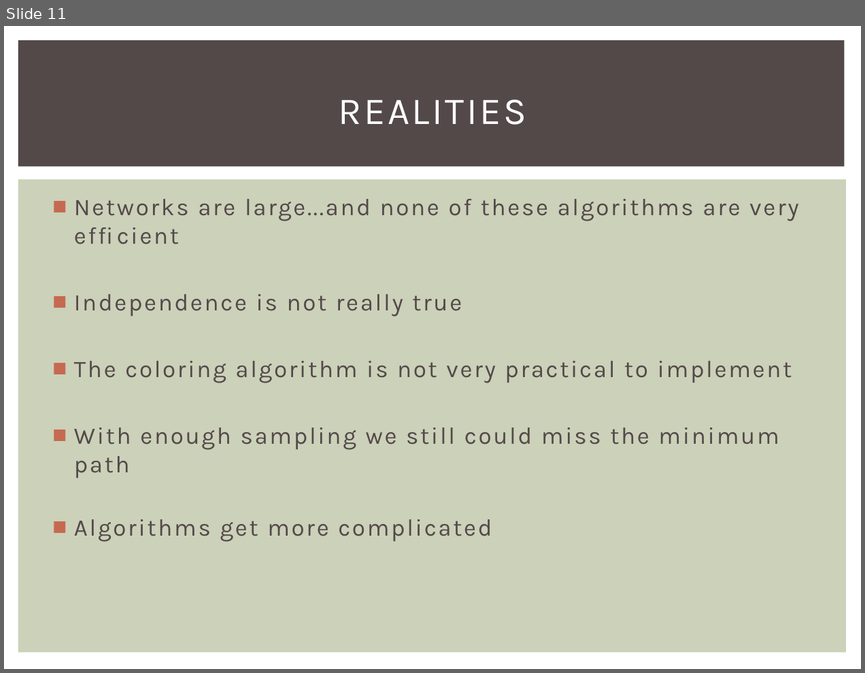
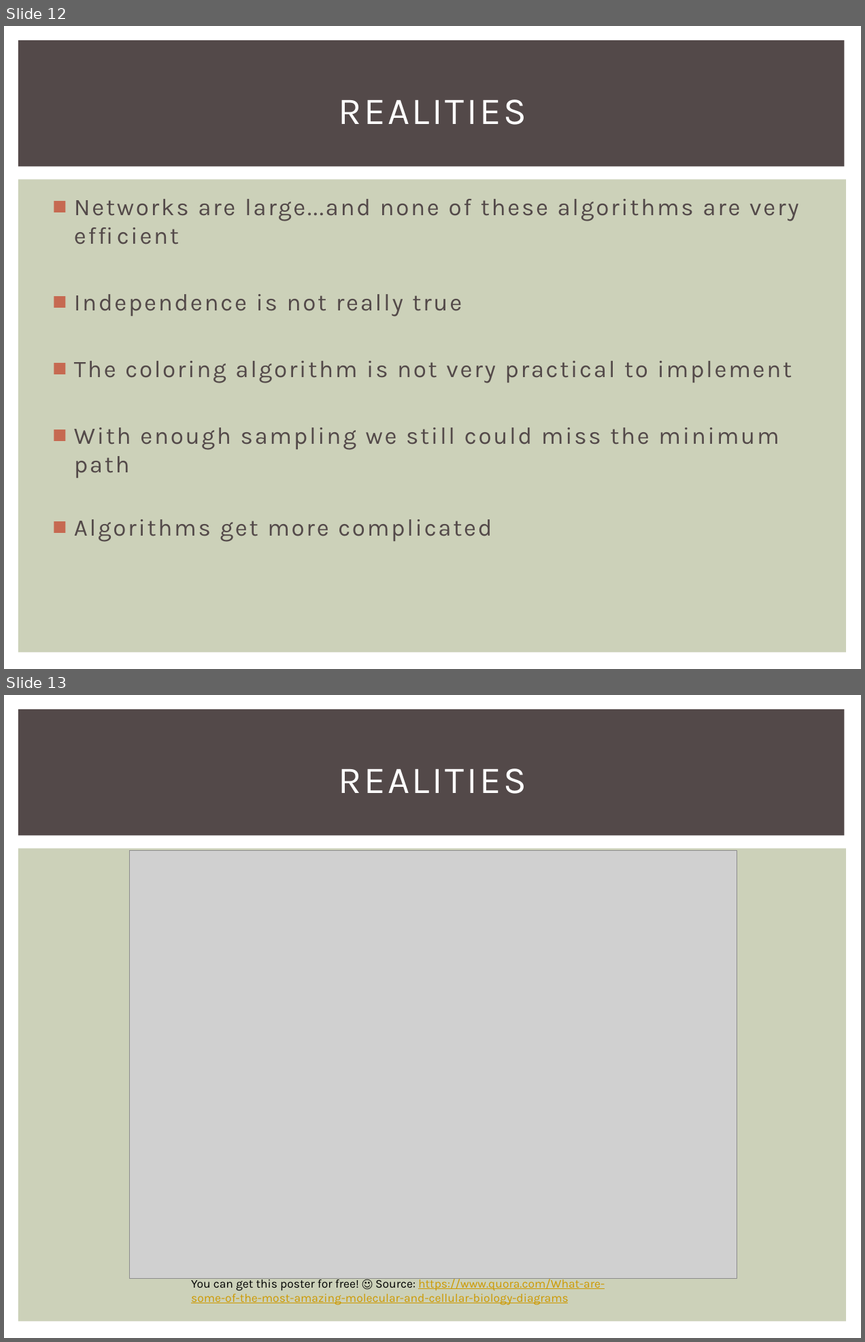
Before and after one commit to dadler6/Networks_Final, a slide deck: PPI_Networks_Presentation.pptx. Shown one above the other, each under a label of ours: slide 11 before the commit, slides 12 and 13 after it. The pictures are 865x673 and 865x1342 pixels, drawn with LibreOffice and Linux fonts; fonts in the diff are those of the drawing; grey boxes stand for pictures. Boxes give left, top, right and bottom in pixels: in the first picture for what was removed or moved away, otherwise in the second. Text is boxed around its words. In the diff, an @@ line names an element or a change of style, - is before the commit and + after.

Commit message:
Refined presentation and photos

```diff
--- a/PPI_Networks_Presentation.pptx
+++ b/PPI_Networks_Presentation.pptx
@@ slide 13 added at (x1=4, y1=695, x2=861, y2=1338), background #FFFFFF; not listed: 2 template elements that a slide beside it also shows @@
@@ title added at (x1=338, y1=768, x2=526, y2=794), 32 pt, text #FFFFFF @@
+REALITIES
@@ picture added at (x1=130, y1=850, x2=736, y2=1278) @@
@@ text added at (x1=191, y1=1278, x2=604, y2=1305), 10 pt, text #CC9900, underline @@
+You can get this poster for free! ☺ Source: https://www.quora.com/What-are-some-of-the-most-amazing-molecular-and-cellular-biology-diagrams
@@ what was slide 11 is now slide 12 @@
```
Also in this commit, not shown: 5 slides changed, 1 other slide added, 1 slide removed, 12 other files.
